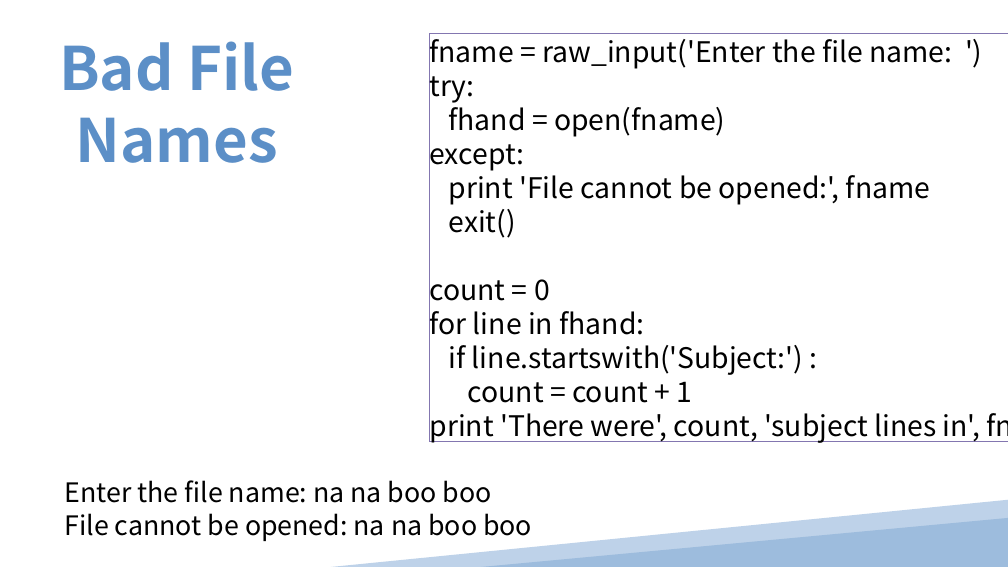
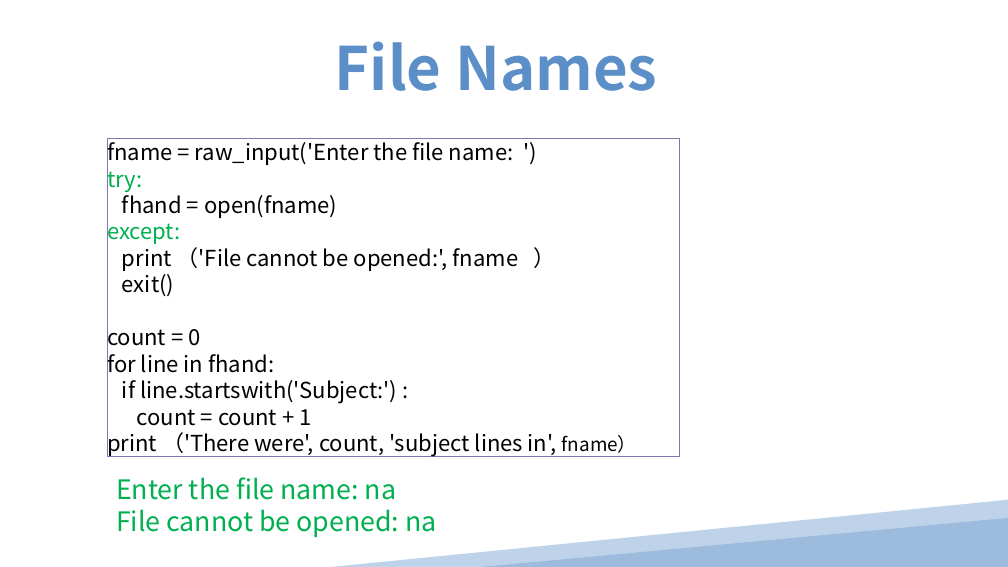
Before and after one commit to pinglee0/py, a slide deck: slide 15 of Chapter 10.ppt. Drawn at 1008x567 pixels with LibreOffice and Linux fonts; fonts in the diff are those of the drawing. Boxes give left, top, right and bottom in pixels: in the first picture for what was removed or moved away, otherwise in the second. Text is boxed around its words. In the diff, an @@ line names an element or a change of style, - is before the commit and + after.

```diff
--- a/Chapter 10.ppt
+++ b/Chapter 10.ppt
@@ title at <box>335,41,657,91</box>: text changed @@
-Bad File Names
+File Names
@@ text in rectangle at <box>107,138,514,426</box>: size 36 to 28 pt in "fname = raw_input('Enter the file name: ')", "try:", "fhand = open(fname)", "except:" and 5 more places; text colour #000000 to #00B050 in "try:", "except:" @@
@@ rectangle "fname = raw_input('Enter the file ...": place and size @@
-rectangle "fname = raw_input('Enter the file ..." at <box>430,33,1008,442</box>
+rectangle "fname = raw_input('Enter the file ..." at <box>107,138,679,456</box>
@@ text in rectangle at <box>122,247,519,271</box>: text changed; size 36 to 28 pt @@
-print 'File cannot be opened:', fname
+print （'File cannot be opened:', fname ）
@@ text in rectangle at <box>107,429,637,457</box>: text changed; size 36 to 28 pt @@
-print 'There were', count, 'subject lines in', fname
+print （'There were', count, 'subject lines in', fname）
@@ text at <box>116,477,436,537</box>: text changed; text colour #000000 to #00B050 @@
-Enter the file name: na na boo boo
-File cannot be opened: na na boo boo
+Enter the file name: na
+File cannot be opened: na
```
Also in this commit, not shown: 11 other slides changed, 21 other files.
